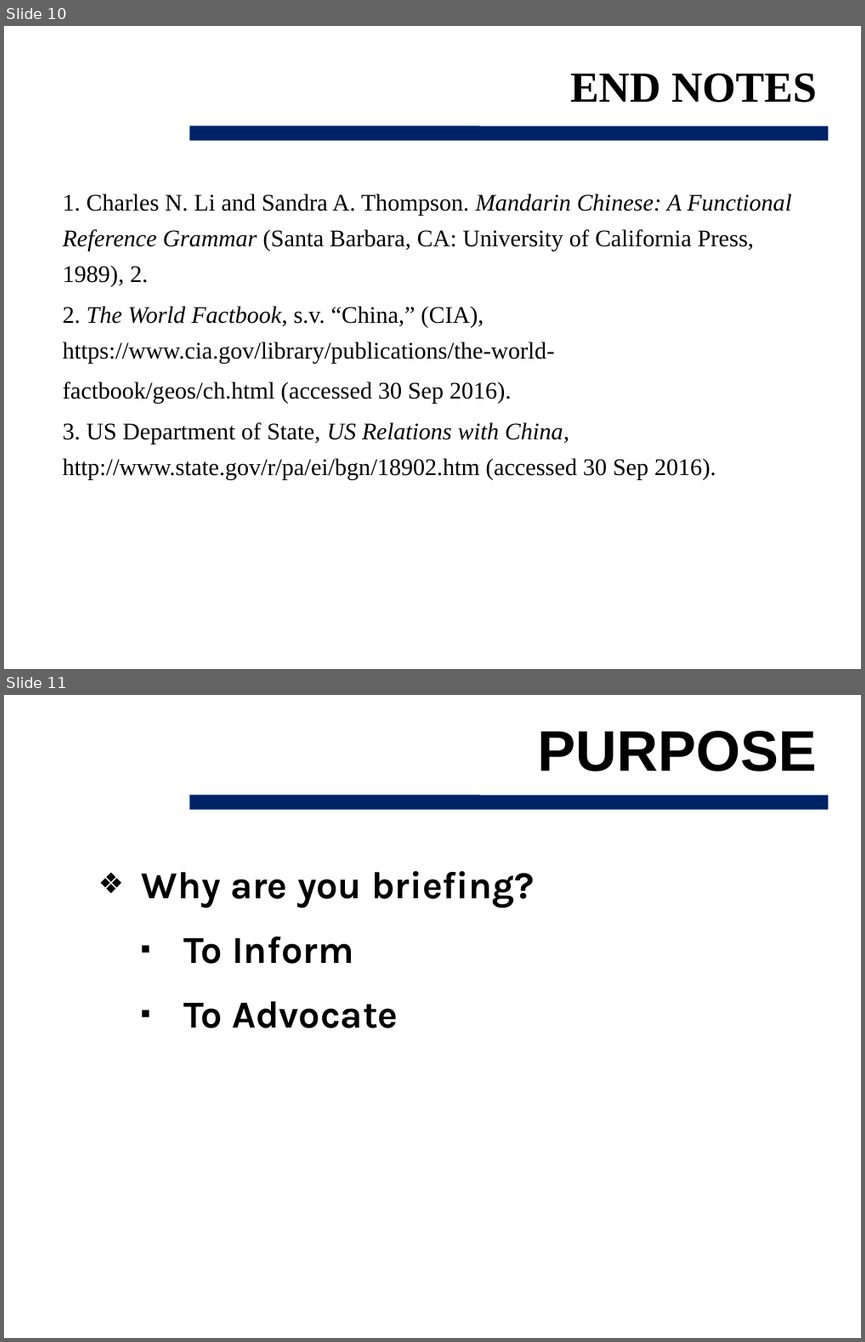
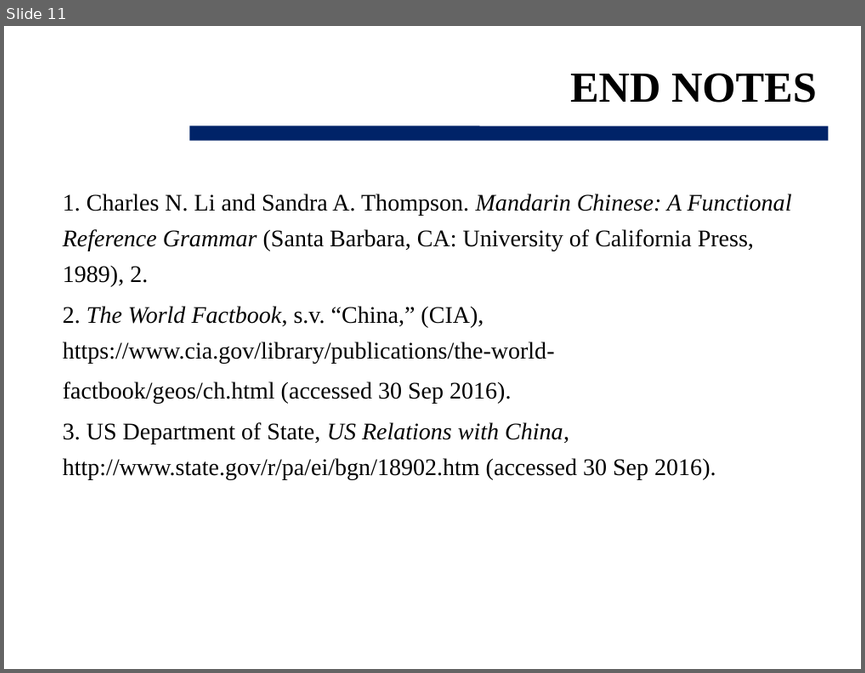
Before and after one commit to 360bobcui/OTSbackgroundpaper, a slide deck: Cui_Brief.pptx. Shown one above the other, each under a label of ours: slides 10 and 11 before the commit, slide 11 after it. The pictures are 865x1342 and 865x673 pixels, drawn with LibreOffice and Linux fonts; fonts in the diff are those of the drawing; background and template pictures are left out. Boxes give left, top, right and bottom in pixels: in the first picture for what was removed or moved away, otherwise in the second. Text is boxed around its words. In the diff, an @@ line names an element or a change of style, - is before the commit and + after.

```diff
--- a/Cui_Brief.pptx
+++ b/Cui_Brief.pptx
@@ slide 11 removed at [4,695,861,1338], background picture (left out); not listed: 1 template element that a slide beside it also shows @@
@@ title removed at [537,731,816,771] @@
-PURPOSE
@@ text removed at [142,871,534,1028] @@
-❖ Why are you briefing?
-▪ To Inform
-▪ To Advocate
@@ what was slide 10 is now slide 11 @@
```
Also in this commit, not shown: 3 slides changed, 1 slide added, 27 other slides removed, 4 other files.
